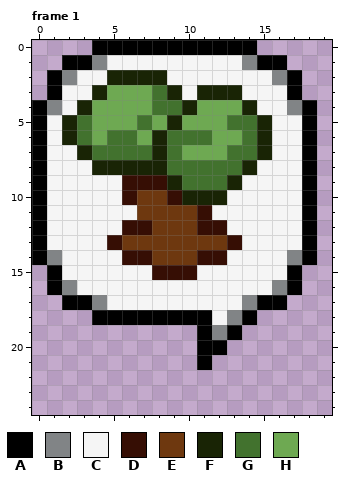
One commit to this animated GIF sprite: images/llim.gif. This is how it looked before the edit.
The file is 60x75 pixels, drawn in blocks of 3x3; one block is one cell here. Colours within 5 levels of each other are drawn and written as one. Shown: frame 1. The commit also changed other frames, which this record leaves out.
Palette (. is transparent): A #000000  B #818486  C #f5f5f5  D #360e04  E #6e380f  F #192405  G #42722e  H #6ea952
Pixels before, frame 1, first column x 0:
 0 ....AAAAAAAAAAA....
 1 ..AABCCCCCCCCCBAA..
 2 .ABCCFFFFCCCCCCCBA.
 3 .ACCFHHHGFCFFFCCCA.
 4 ABCFHHHHGGFHHHFCCBA
 5 ACFGHHHGHFHHHGGFCCA
 6 ACFGHGGHFGGGHHGFCCA
 7 ACCFGGGGFGHHHGGFCCA
 8 ACCCFFFFFGGGGGFCCCA
 9 ACCCCCDDDFGGGFCCCCA
10 ACCCCCDEEDFFFCCCCCA
11 ACCCCCCEEEEDCCCCCCA
12 ACCCCCDDEEEDDCCCCCA
13 ACCCCDEEEEEEEDCCCCA
14 ABCCCCDDEEEDDCCCCBA
15 .ACCCCCCDDDCCCCCCA.
16 .ABCCCCCCCCCCCCCBA.
17 ..AABCCCCCCCCCBAA..
18 ....AAAAAAAACBA....
19 ...........ABA.....
20 ...........AA......
21 ...........A.......
Now the later version:
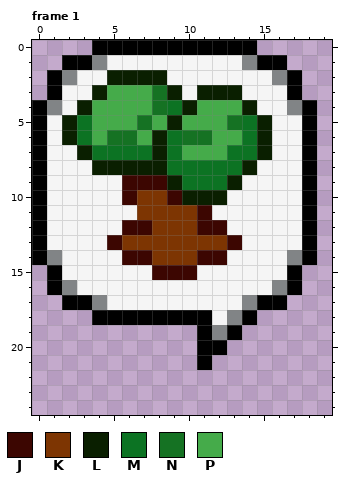
Colours new in this view: J #3c0601  K #7d3502  L #0a1f00  M #0c7323  N #157223  P #45ab4a
Edits made:
Frame 1:
Colour D becomes colour J in row 9 at x 6 to 8; in row 10 at x 6 and 9; in row 11 at x 11; in row 12 at x 6 to 7 and 11 to 12; in row 13 at x 5 and 13; in row 14 at x 6 to 7 and 11 to 12.
Colour D becomes colour J in row 15 at x 8 to 10.
Colour E becomes colour K in row 10 at x 7 to 8; in row 11 at x 7 to 10; in row 12 at x 8 to 10; in row 13 at x 6 to 12; in row 14 at x 8 to 10.
Colour F becomes colour L in row 2 at x 5 to 8; in row 3 at x 4, 9 and 11 to 13; in row 4 at x 3, 10 and 14; in row 5 at x 2, 9 and 15; in row 6 at x 2, 8 and 15; in row 7 at x 3, 8 and 15.
Colour F becomes colour L in row 8 at x 4 to 8 and 14; in row 9 at x 9 and 13; in row 10 at x 10 to 12.
Colour G becomes colour M in row 4 at x 9; in row 5 at x 3 and 14; in row 6 at x 3, 9 and 14; in row 7 at x 4 to 7, 9 and 13 to 14; in row 8 at x 9 to 13; in row 9 at x 10 to 12.
Colour G becomes colour N in rows 3 to 4 at x 8; in row 5 at x 7 and 13; in row 6 at x 5 to 6 and 10 to 11.
Colour H becomes colour P in row 3 at x 5 to 7; in row 4 at x 4 to 7 and 11 to 13; in row 5 at x 4 to 6, 8 and 10 to 12; in row 6 at x 4, 7 and 12 to 13; in row 7 at x 10 to 12.
